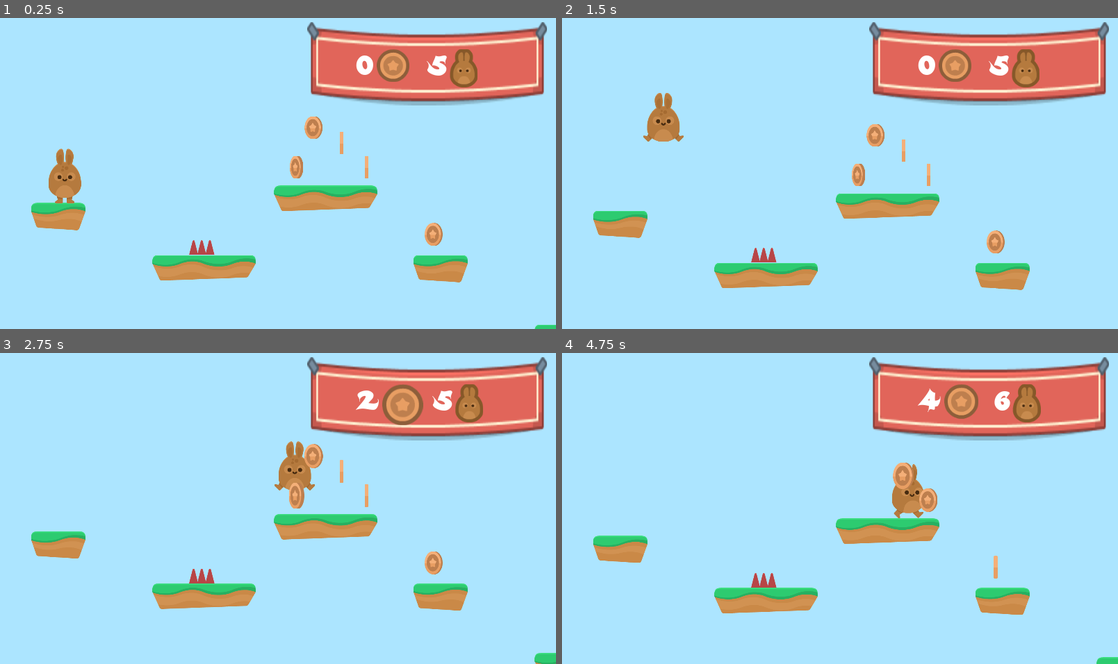
Above: before the commit, frames 1-4 (two rows, left to right).
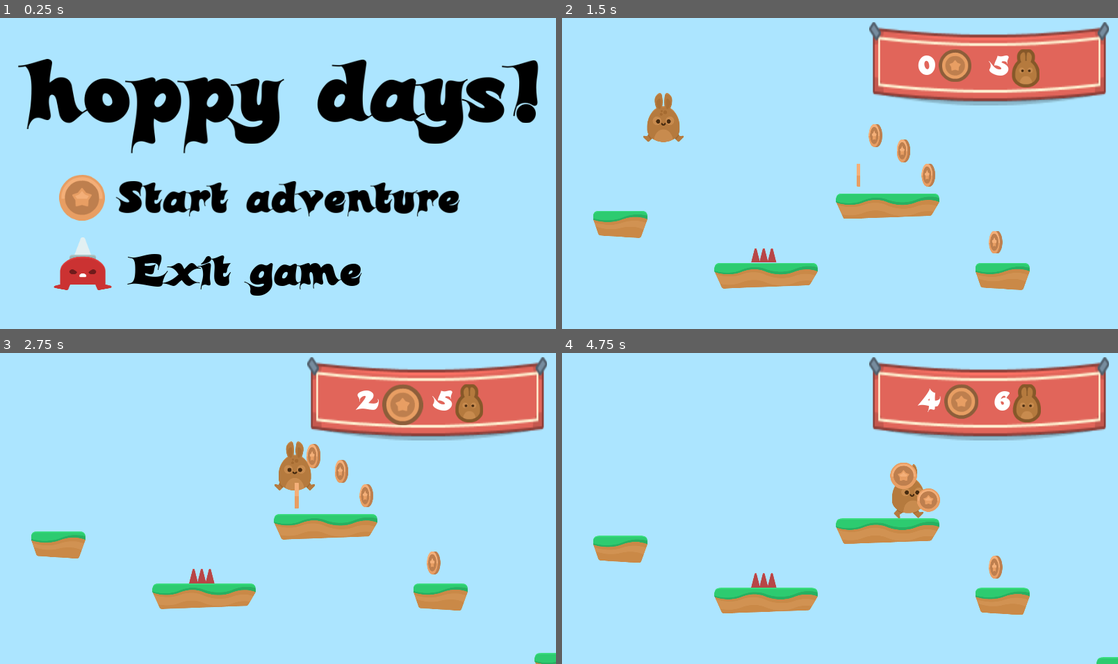
Above: after the commit, the same moments.

Repository: keyWorlds/hoppyDays
Game: Godot game, scene res://Scenes/Menu.tscn
The game is run twice, just before and just after one commit, with the same random seed, the same clock (stepped at 60 frames per second) and the same inputs. Before the commit the project starts from res://scenes/Level1.tscn.
Inputs (mouse positions are in pixels of both pictures, inside the frame that each line leads up to):
- Up to frame 1 (0.25 s): no input
- Up to frame 2 (1.5 s): click (645, 198) at 0.5 s, where only the run after the commit has a clickable "Start adventure"; hold Right (right) from 1.28 s (still down); hold Up (up) from 1.28 s (still down)
- Up to frame 3 (2.75 s): keep holding Right (right); release Up (up) at 2.03 s; tap Up (up) at 2.1, 2.27, 2.57 s
- Up to frame 4 (4.75 s): release Right (right) at 2.78 s; hold Left (left) 2.78-3.53 s; hold Up (up) 2.78-3.53 s; hold Right (right) from 3.53 s (still down); tap Up (up) at 3.6, 3.77, 4.07 s; hold Up (up) from 4.28 s (still down)

The runs differ from the first frame. In frame 1, 29% of the frame differs, in the area x 3-100%, y 1-100%; in frame 2, 0.8%; in frame 3, 0.6%; in frame 4, 0.4%.

Commit message:
add main menu (start + exit)

Diff:
--- /dev/null
+++ b/project/Scenes/Menu.tscn
@@ -0,0 +1,59 @@
+[gd_scene load_steps=6 format=2]
+
+[ext_resource path="res://Scenes/GameOver.tscn" type="PackedScene" id=1]
+[ext_resource path="res://Scripts/MainMenu.gd" type="Script" id=2]
+[ext_resource path="res://Assets/GFX/Enemies/spikeMan_jump.png" type="Texture" id=3]
+[ext_resource path="res://Assets/Fonts/candles_.ttf" type="DynamicFontData" id=4]
+
+[sub_resource type="DynamicFont" id=1]
+size = 80
+outline_color = Color( 0, 0, 0, 1 )
+font_data = ExtResource( 4 )
+
+[node name="Menu" index="0" instance=ExtResource( 1 )]
+script = ExtResource( 2 )
+
+[node name="CenterContainer" parent="." index="1"]
+margin_left = 43.5
+margin_top = 81.0
+margin_right = 93.5
+margin_bottom = -290.0
+rect_scale = Vector2( 0.886667, 0.88 )
+
+[node name="Label" parent="CenterContainer" index="0"]
+margin_left = 0.0
+margin_top = 0.0
+margin_right = 1074.0
+margin_bottom = 229.0
+text = "hoppy days!"
+
+[node name="Reload" parent="." index="2"]
+margin_left = 108.5
+margin_top = 315.5
+margin_right = 192.5
+margin_bottom = 399.5
+
+[node name="Label" parent="Reload" index="0"]
+text = "Start adventure"
+
+[node name="Exit" type="TextureButton" parent="." index="3"]
+margin_left = 99.0
+margin_top = 430.5
+margin_right = 206.0
+margin_bottom = 527.5
+texture_normal = ExtResource( 3 )
+expand = true
+__meta__ = {
+"_edit_group_": true
+}
+
+[node name="Label" type="Label" parent="Exit" index="0"]
+margin_left = 138.0
+margin_top = 19.5
+margin_right = 570.0
+margin_bottom = 121.5
+custom_fonts/font = SubResource( 1 )
+custom_colors/font_color = Color( 0, 0, 0, 1 )
+text = "Exit game"
+
+[connection signal="pressed" from="Exit" to="." method="_on_Exit_pressed"]
--- a/project/Scenes/Victory.tscn
+++ b/project/Scenes/Victory.tscn
@@ -5,11 +5,9 @@
 [node name="Victory" instance=ExtResource( 1 )]
 
 [node name="Label" parent="CenterContainer" index="0"]
-
 margin_left = 148.0
 margin_right = 875.0
 text = "Victory!"
 
 [node name="Label" parent="Reload" index="0"]
-
 text = "Play again!"
--- /dev/null
+++ b/project/Scripts/MainMenu.gd
@@ -0,0 +1,7 @@
+extends Control
+
+func _on_Reload_pressed():
+	get_tree().change_scene(Global.Level1)
+
+func _on_Exit_pressed():
+	get_tree().quit()
--- a/project/project.godot
+++ b/project/project.godot
@@ -16,7 +16,7 @@
 [application]
 
 config/name="hoppyDays"
-run/main_scene="res://Scenes/Level1.tscn"
+run/main_scene="res://Scenes/Menu.tscn"
 config/icon="res://icon.png"
 
 [autoload]
--- a/project/scenes/Level1.tscn
+++ b/project/scenes/Level1.tscn
@@ -53,37 +53,39 @@
 
 [node name="Coin" parent="Coins" instance=ExtResource( 7 )]
 position = Vector2( 1208.3, 162.776 )
+frame = 4
 
 [node name="Coin5" parent="Coins" instance=ExtResource( 7 )]
 position = Vector2( 1547.64, 499.649 )
-frame = 4
+frame = 0
 
 [node name="Coin6" parent="Coins" instance=ExtResource( 7 )]
 position = Vector2( 360.8, 1061.47 )
-frame = 4
+frame = 0
 
 [node name="Coin7" parent="Coins" instance=ExtResource( 7 )]
 position = Vector2( 1105.21, 106.377 )
-frame = 4
+frame = 0
 
 [node name="Coin3" parent="Coins" instance=ExtResource( 7 )]
 position = Vector2( 2733.74, 1790.27 )
-frame = 4
+frame = 0
 
 [node name="Coin4" parent="Coins" instance=ExtResource( 7 )]
 position = Vector2( 2607.39, 1775.83 )
-frame = 4
+frame = 0
 
 [node name="Coin8" parent="Coins" instance=ExtResource( 7 )]
 position = Vector2( 2697.64, 1656.7 )
-frame = 4
+frame = 0
 
 [node name="Coin9" parent="Coins" instance=ExtResource( 7 )]
 position = Vector2( 1042.65, 252.163 )
-frame = 3
+frame = 5
 
 [node name="Coin10" parent="Coins" instance=ExtResource( 7 )]
 position = Vector2( 1300.03, 252.163 )
+frame = 4
 
 [node name="Sounds" type="Node2D" parent="."]
 editor/display_folded = true
